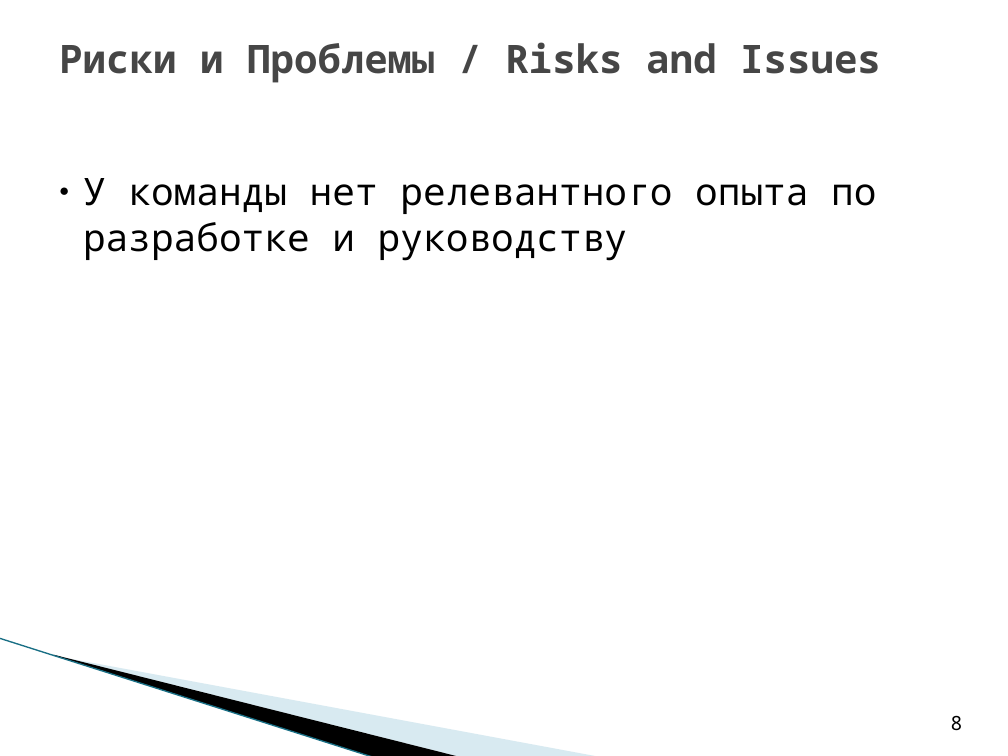
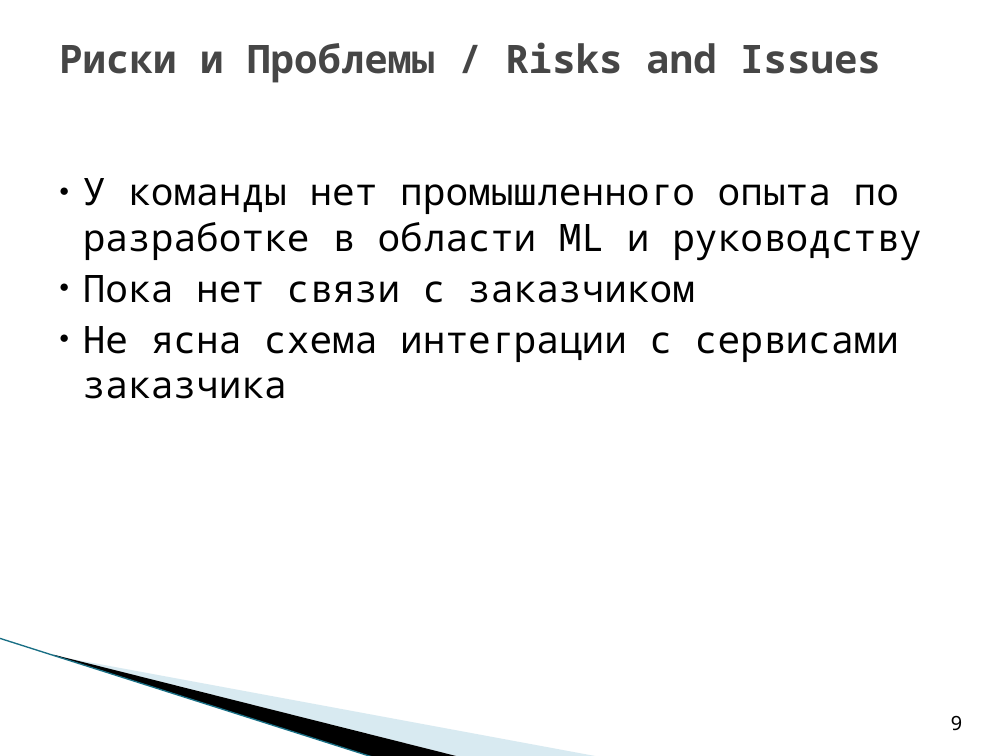
Before and after one commit to saviord7/applicant-service, a slide deck: slide 9 of reports/7_project_report_template_LETI_2021 (Rus-Eng).ppt (slide 8 before the commit). Drawn at 1008x756 pixels with LibreOffice and Linux fonts; fonts in the diff are those of the drawing; background and template pictures are left out. Boxes give left, top, right and bottom in pixels: in the first picture for what was removed or moved away, otherwise in the second. Text is boxed around its words. In the diff, an @@ line names an element or a change of style, - is before the commit and + after.

```diff
--- a/reports/7_project_report_template_LETI_2021 (Rus-Eng).ppt
+++ b/reports/7_project_report_template_LETI_2021 (Rus-Eng).ppt
@@ text at (83, 178, 921, 399): text changed @@
-● У команды нет релевантного опыта по разработке и руководству
+● У команды нет промышленного опыта по разработке в области ML и руководству
+● Пока нет связи с заказчиком
+● Не ясна схема интеграции с сервисами заказчика
@@ page number at (951, 715, 963, 731): text changed @@
-8
+9
```
Also in this commit, not shown: 7 other slides changed, 1 slide added.
